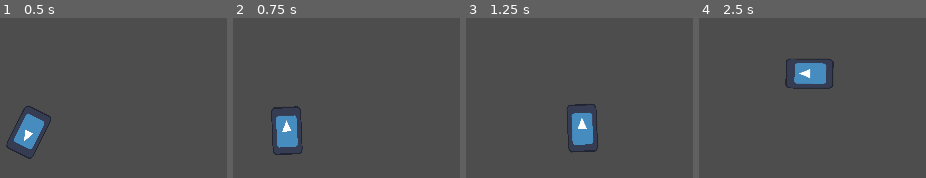
Above: before the commit, frames 1-4 (left to right).
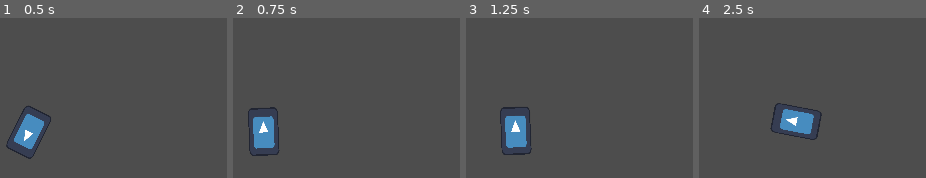
Above: after the commit, the same moments.

Repository: 4wardAerial/spaceInvaders
Game: Godot game, scene res://objects/player/player.tscn
Same seed, same stepped clock (60 frames per second), same inputs: the game is played once before the commit and once after it. The engine's default icon, where the game draws it, is replaced by a stand-in: a white triangle on a blue panel in a dark square.
Inputs (mouse positions are in pixels of both pictures, inside the frame that each line leads up to):
- Up to frame 1 (0.5 s): no input
- Up to frame 2 (0.75 s): tap Enter at 0.5 s; move the mouse to (439, 125) at 0.52 s; hold Space (move) from 0.53 s (still down)
- Up to frame 3 (1.25 s): keep holding Space (move); tap Q (special1) at 0.8 s
- Up to frame 4 (2.5 s): move the mouse to (outside the picture) at 1.27 s; release Space (move) at 1.28 s; tap Q (special1) at 1.35, 2.3 s; tap Space (move) at 1.55 s; move the mouse to (810, 48) at 2.02 s; hold Space (move) from 2.03 s (still down)

Frame 1 is identical in both runs. In frame 2, 4.2% of the frame differs, in the area x 6-31%, y 55-87%; in frame 3, 4.5%; in frame 4, 4.7%, in the area x 31-60%, y 25-77%.

Commit message:
Makes movement slightly better

Diff:
--- a/objects/player/playerBody.gd
+++ b/objects/player/playerBody.gd
@@ -1,11 +1,41 @@
 extends CharacterBody2D
 
-const SPEED : float = 300.0
+const SPEED : float = 100.0
+const MIN_VELOCITY : float = 10.0
+const MAX_VELOCITY : float = 100.0
+const ACCEL : float = 2.0
+const DRAG : float = 1.0
 
-func get_input():
+func movement_input(delta) -> void:
+	# Makes the player look at the mouse and move to it in a straight line
 	look_at(get_global_mouse_position())
-	velocity = transform.x * Input.get_action_strength("move") * SPEED
+
+	if Input.is_action_pressed("move"):
+		print("PRESSING")
+		print(velocity)
+
+		velocity += transform.x * Input.get_action_strength("move") * SPEED * ACCEL * delta
+
+	else:
+		print("NOT PRESSING")
+		print(velocity)
+
+		# Reduces velocity until full stop
+		if velocity.length() > MIN_VELOCITY:
+			print("DEACCELERATING")
+			velocity -= velocity * DRAG * delta
+
+		# Stops when size of the vector is smaller the min
+		else:
+			velocity = Vector2.ZERO
+
+func specials_input() -> void:
+	if Input.is_action_just_pressed("special1"):
+		print("SPECIAL 1")
+
+func _process(delta: float) -> void:
+	specials_input()
 
 func _physics_process(delta: float) -> void:
-	get_input()
+	movement_input(delta)
 	move_and_slide()
